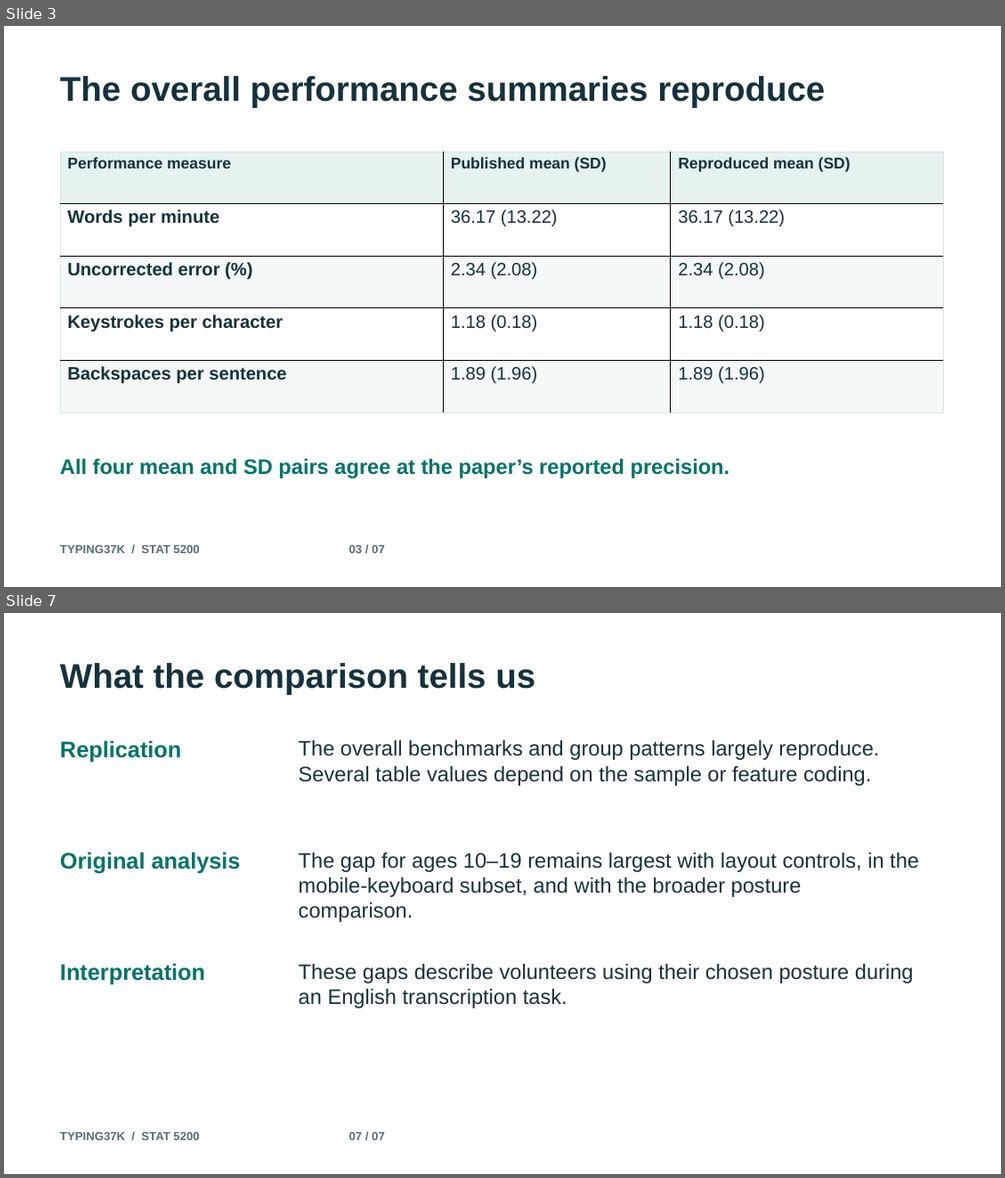
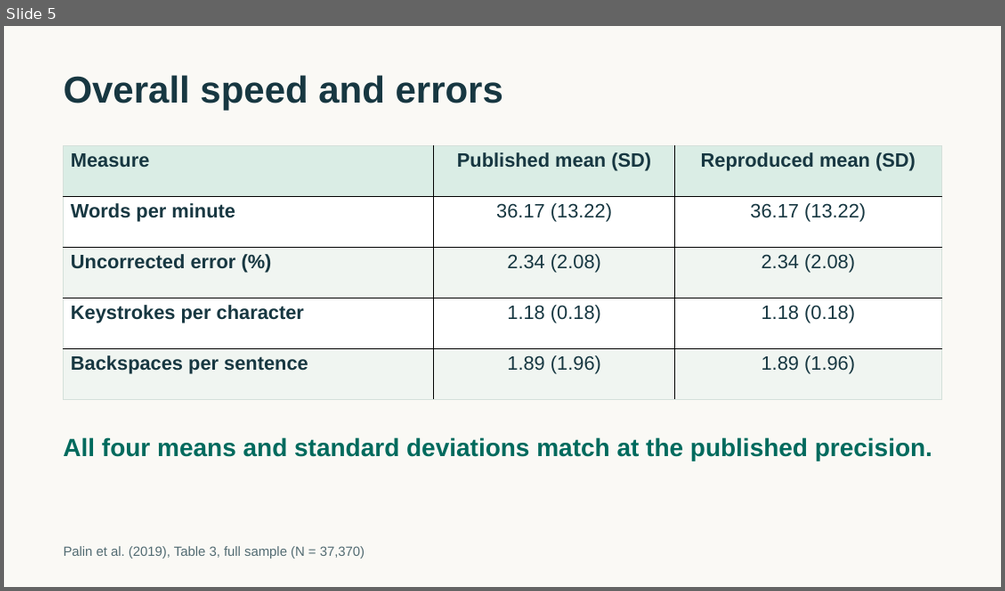
Before and after one commit to supamike2323/typing37k-replication, a slide deck: docs/presentation.pptx. Shown one above the other, each under a label of ours: slides 3 and 7 before the commit, slide 5 after it; the slides between them are not shown. The pictures are 1005x1178 and 1005x591 pixels, drawn with LibreOffice and Linux fonts; fonts in the diff are those of the drawing. Boxes give left, top, right and bottom in pixels: in the first picture for what was removed or moved away, otherwise in the second. Text is boxed around its words. In the diff, an @@ line names an element or a change of style, - is before the commit and + after.

Commit message:
Separate replication and extension notebooks

```diff
--- a/docs/presentation.pptx
+++ b/docs/presentation.pptx
@@ slide 7 removed at (4,613,1001,1174), background #FFFFFF @@
@@ text removed at (60,663,535,695) @@
-What the comparison tells us
@@ text removed at (60,740,181,763) @@
-Replication
@@ text removed at (299,740,879,786) @@
-The overall benchmarks and group patterns largely reproduce. Several table values depend on the sample or feature coding.
@@ text removed at (60,852,241,874) @@
-Original analysis
@@ text removed at (299,852,919,922) @@
-The gap for ages 10–19 remains largest with layout controls, in the mobile-keyboard subset, and with the broader posture comparison.
@@ text removed at (60,963,205,985) @@
-Interpretation
@@ text removed at (299,964,914,1008) @@
-These gaps describe volunteers using their chosen posture during an English transcription task.
@@ text removed at (60,1132,385,1140) @@
-TYPING37K / STAT 5200 07 / 07
@@ what was slide 3 is now slide 5 @@
@@ slide 5 changed as well @@
@@ background #FFFFFF to #FAF9F5 @@
@@ text at (64,75,503,111): text changed; size 33 to 36 pt; text colour #14323D to #173741 @@
-The overall performance summaries reproduce
+Overall speed and errors
@@ table at (63,145,942,399) @@
-row 1, column 1: Performance measure
+row 1, column 1: Measure
@@ fill #E5F2EF to #DAEDE5 in row 1 @@
@@ fill #F4F8F8 to #F0F5F1 in 6 cells @@
@@ size 15 to 18.8 pt in "Published mean (SD)", "Reproduced mean (SD)" @@
@@ text colour #14323D to #173741 @@
@@ size 17.2 to 18.8 pt in "Words per minute", "36.17 (13.22)", "36.17 (13.22)", "Uncorrected error (%)" and 8 more places @@
@@ alignment left to centre @@
@@ borders changed @@
@@ table: place and size @@
-table at (60,151,943,412)
+table at (63,145,942,399)
@@ text at (63,437,932,461): text changed; size 20.2 to 24 pt; text colour #007469 to #006A5D @@
-All four mean and SD pairs agree at the paper’s reported precision.
+All four means and standard deviations match at the published precision.
@@ text at (64,546,364,558): text changed; size 11.2 to 12.8 pt; text colour #536E78 to #526B72; bold off @@
-TYPING37K / STAT 5200 03 / 07
+Palin et al. (2019), Table 3, full sample (N = 37,370)
```
Also in this commit, not shown: 7 slides added, 5 other slides removed, 4 other files.
